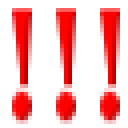
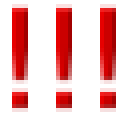
Two versions of the same layered image (128x128). Layer-by-layer changes:
painted on "ATTENTION!!!" over [12, 4, 120, 124]
